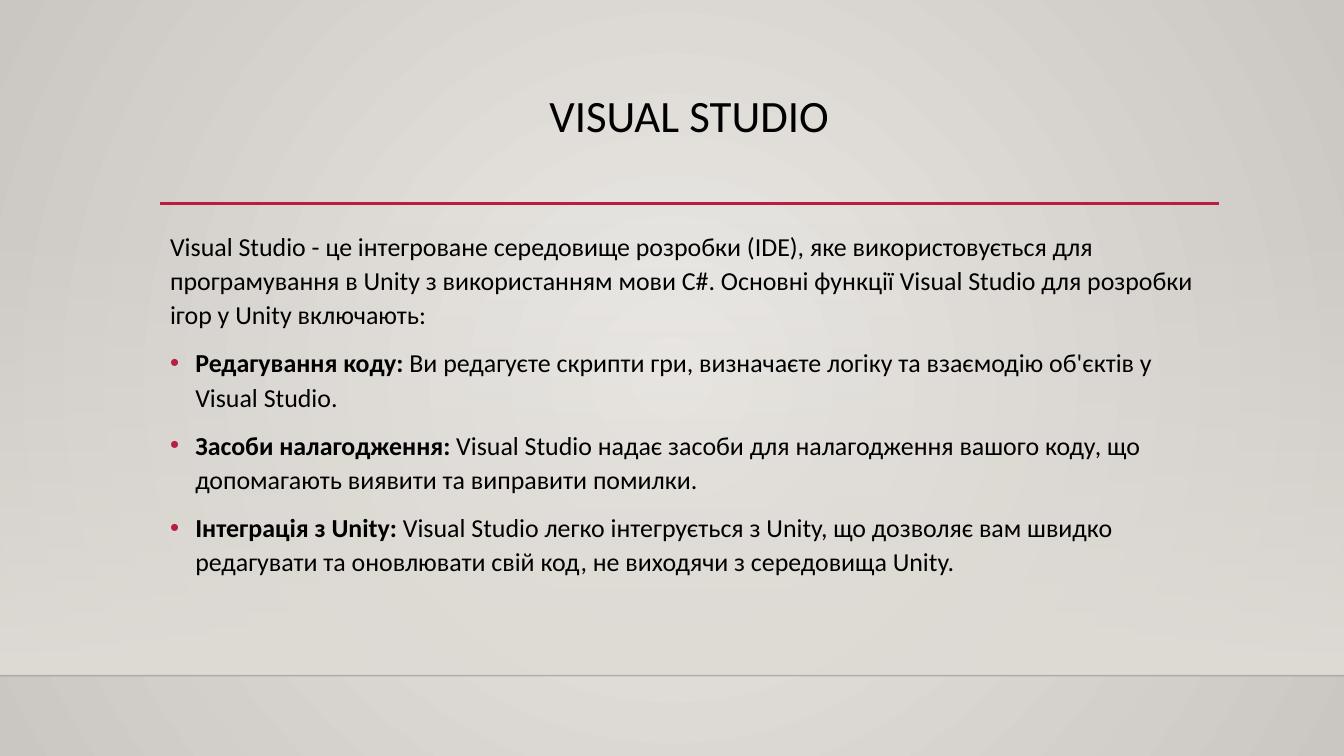
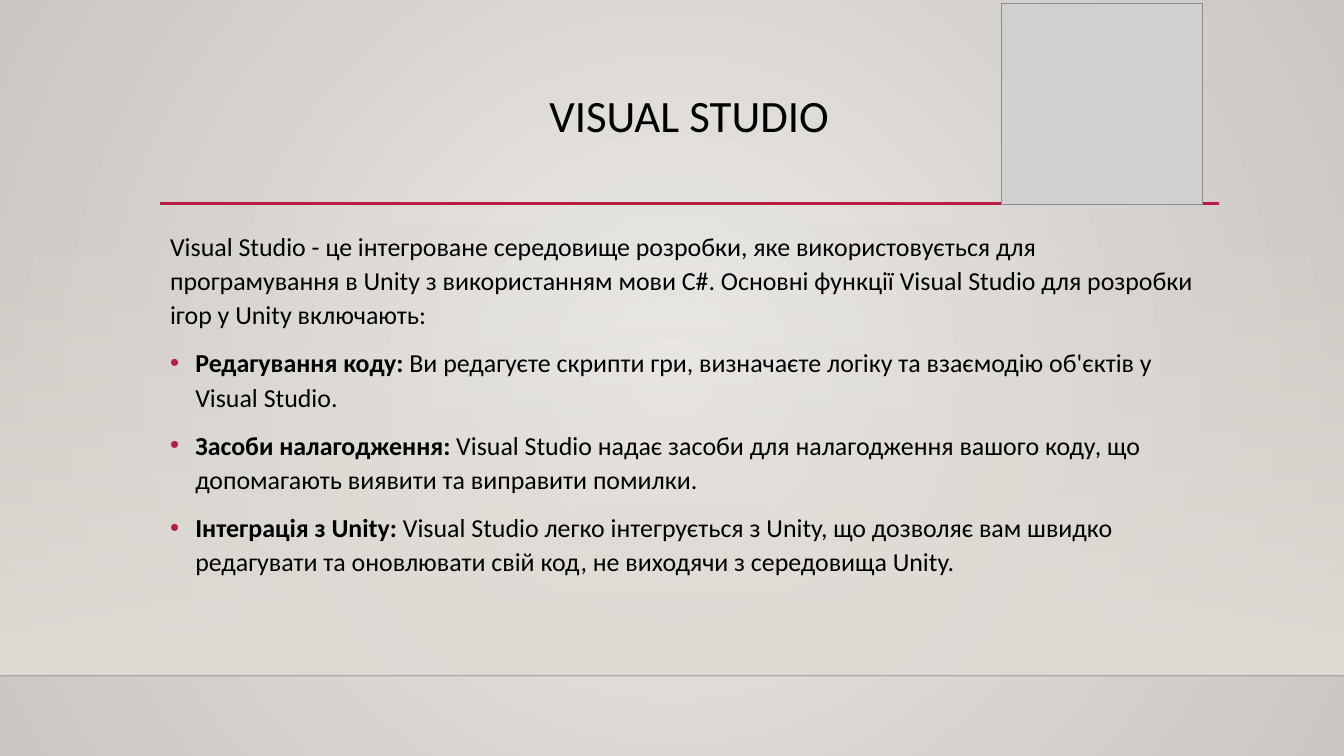
Before and after one commit to svixxn/pyscho-horror-game, a slide deck: slide 4 of Пітч гри.pptx (slide 3 before the commit). Drawn at 1344x756 pixels with LibreOffice and Linux fonts; fonts in the diff are those of the drawing; grey boxes stand for pictures; background and template pictures are left out. Boxes give left, top, right and bottom in pixels: in the first picture for what was removed or moved away, otherwise in the second. Text is boxed around its words. In the diff, an @@ line names an element or a change of style, - is before the commit and + after.

```diff
--- a/Пітч гри.pptx
+++ b/Пітч гри.pptx
@@ picture added at (1001, 3, 1202, 204) @@
@@ text at (170, 238, 1192, 328): text changed @@
-Visual Studio - це інтегроване середовище розробки (IDE), яке використовується для програмування в Unity з використанням мови C#. Основні функції Visual Studio для розробки ігор у Unity включають:
+Visual Studio - це інтегроване середовище розробки, яке використовується для програмування в Unity з використанням мови C#. Основні функції Visual Studio для розробки ігор у Unity включають:
```
Also in this commit, not shown: 11 other slides changed, 3 slides added, 6 other files.
